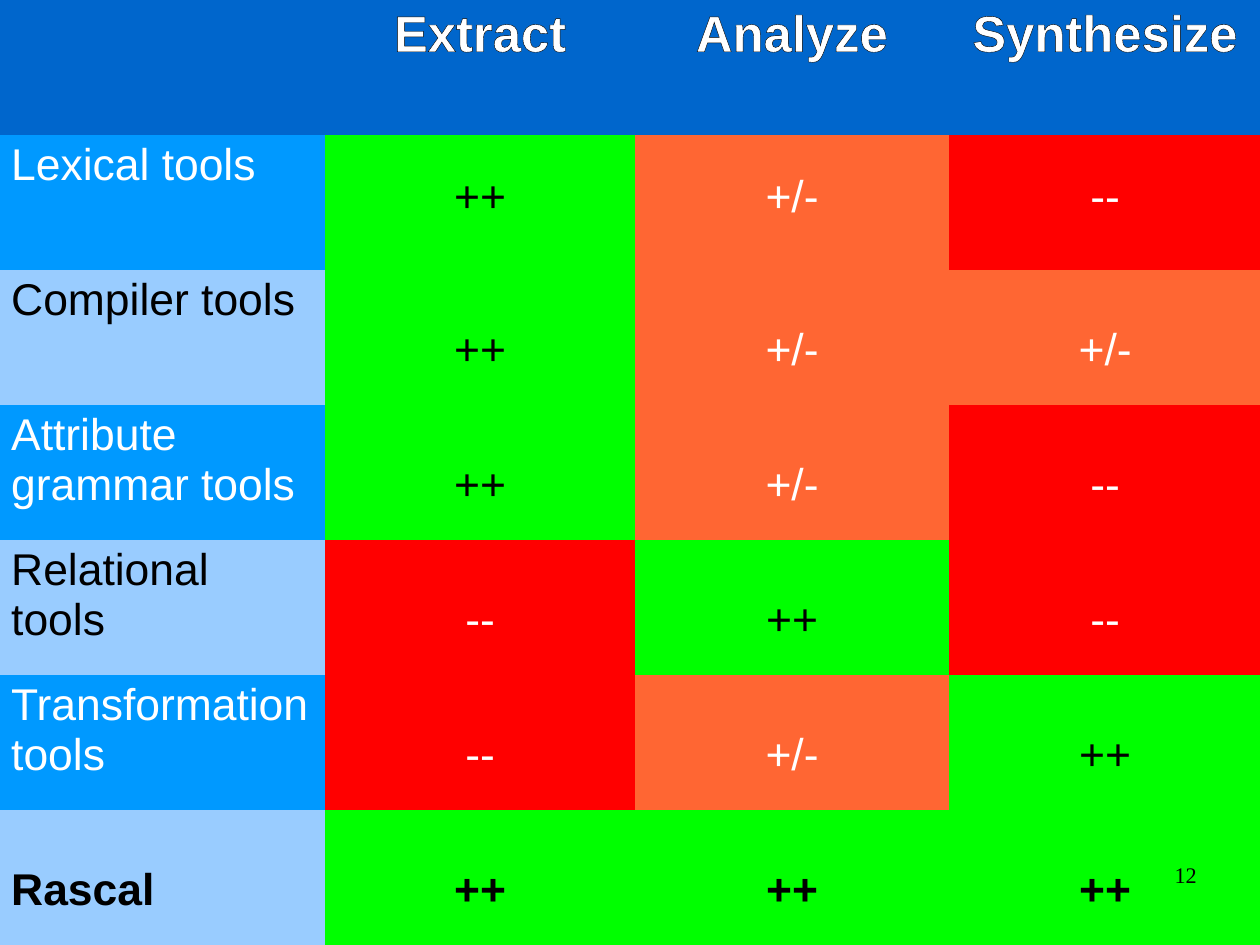
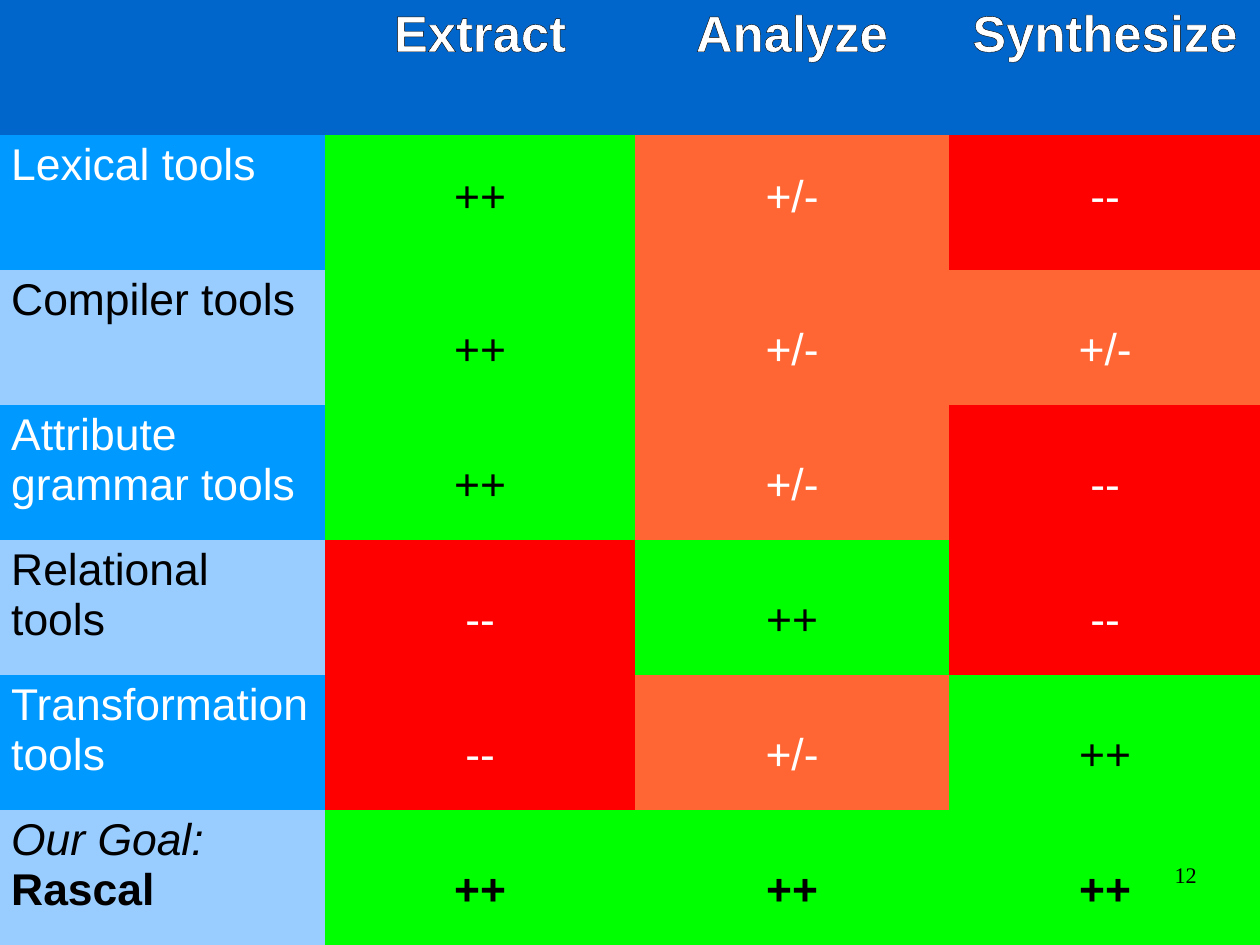
Before and after one commit to cwi-swat/meta-environment, a slide deck: slide 12 of meta-doc/analysis/rascal-slides/rascal-ou.odp. Drawn at 1260x945 pixels with LibreOffice and Linux fonts; fonts in the diff are those of the drawing; background and template pictures are left out. Boxes give left, top, right and bottom in pixels: in the first picture for what was removed or moved away, otherwise in the second. Text is boxed around its words. In the diff, an @@ line names an element or a change of style, - is before the commit and + after.

```diff
--- a/meta-doc/analysis/rascal-slides/rascal-ou.odp
+++ b/meta-doc/analysis/rascal-slides/rascal-ou.odp
@@ table at (0, 0, 1260, 945) @@
-row 7, column 1: Rascal
+row 7, column 1: Our Goal: / Rascal
```
Also in this commit, not shown: 7 other slides changed, 10 slides added, 2 other files.
